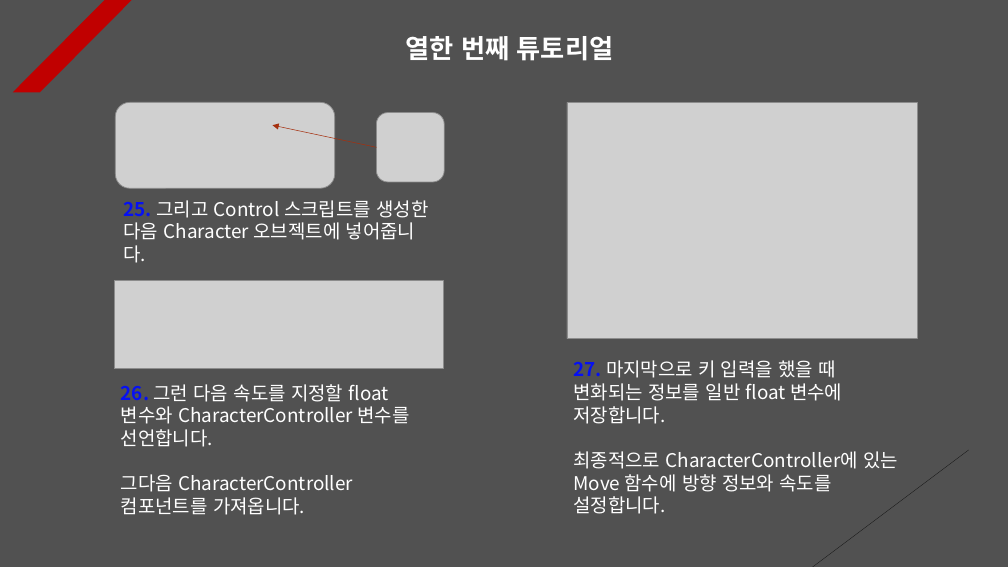
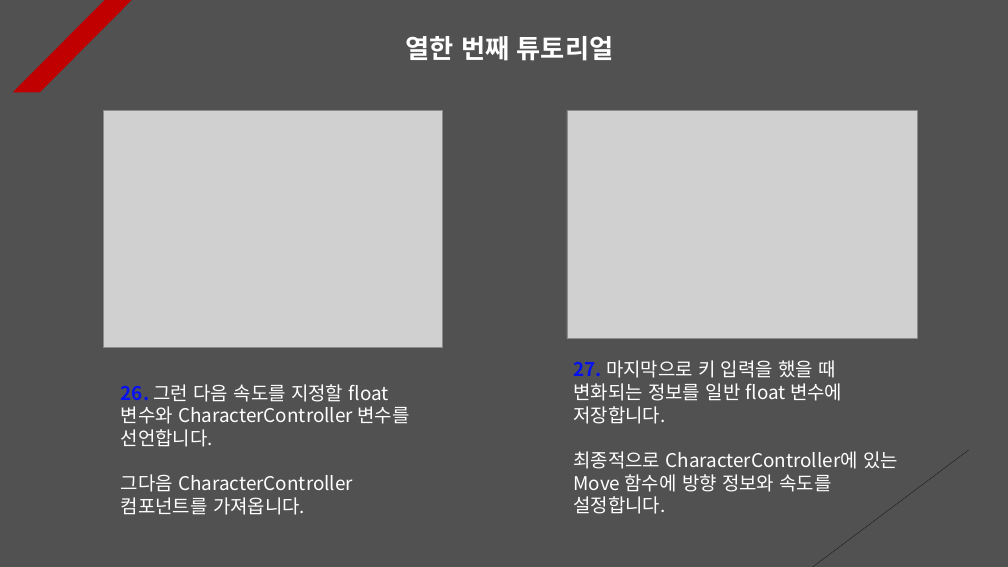
Before and after one commit to Unity2033/3D-UnityEngine, a slide deck: slide 12 of Assets/Class/Sound/PPT Data/Sound Example.pptx. Drawn at 1008x567 pixels with LibreOffice and Linux fonts; fonts in the diff are those of the drawing; grey boxes stand for pictures. Boxes give left, top, right and bottom in pixels: in the first picture for what was removed or moved away, otherwise in the second. Text is boxed around its words. In the diff, an @@ line names an element or a change of style, - is before the commit and + after.

```diff
--- a/Assets/Class/Sound/PPT Data/Sound Example.pptx
+++ b/Assets/Class/Sound/PPT Data/Sound Example.pptx
@@ picture: place and size @@
-picture at (114,281,444,368)
+picture at (103,110,442,347)
@@ picture removed at (116,102,335,188) @@
@@ picture removed at (377,113,445,182) @@
@@ picture: place and size @@
-picture at (567,102,917,339)
+picture at (567,110,917,339)
@@ arrow removed from (377, 147) to (272, 126) @@
@@ text removed at (124,200,428,263) @@
-25. 그리고 Control 스크립트를 생성한 다음 Character 오브젝트에 넣어줍니다.
```
Also in this commit, not shown: 4 other slides changed, 11 other files.
